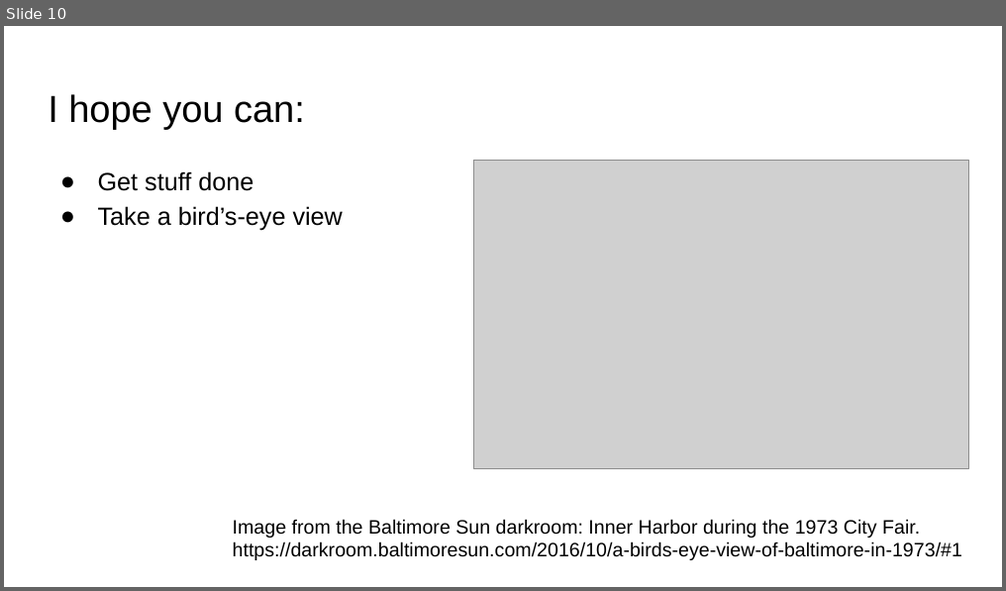
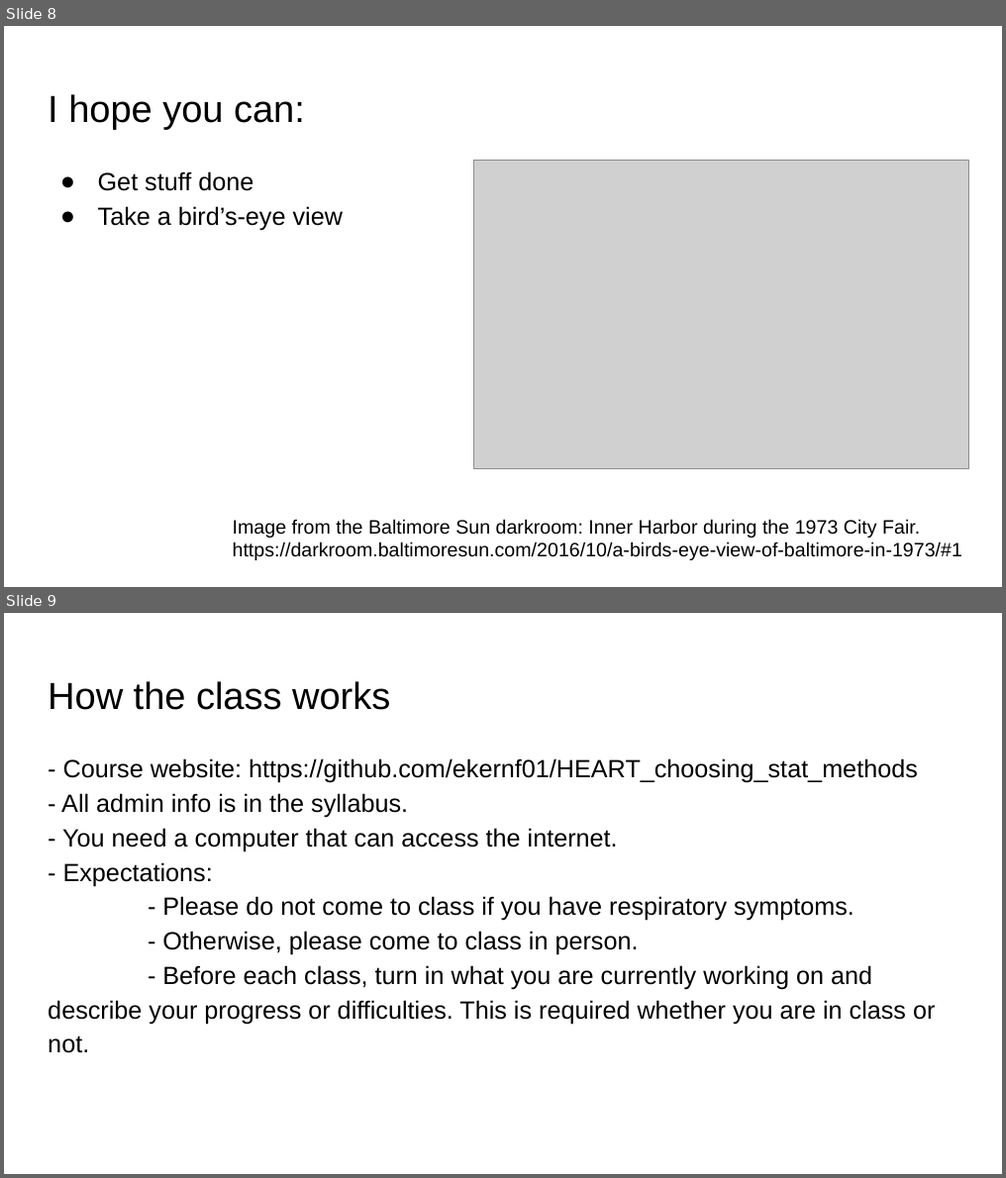
Before and after one commit to ekernf01/HEART_choosing_stat_methods, a slide deck: course content/Choosing statistical methods day 1.pptx. Shown one above the other, each under a label of ours: slide 10 before the commit, slides 8 and 9 after it. The pictures are 1006x591 and 1006x1178 pixels, drawn with LibreOffice and Linux fonts; fonts in the diff are those of the drawing; grey boxes stand for pictures. Boxes give left, top, right and bottom in pixels: in the first picture for what was removed or moved away, otherwise in the second. Text is boxed around its words. In the diff, an @@ line names an element or a change of style, - is before the commit and + after.

Commit message:
Update syllabus and Day 1 slides

```diff
--- a/course content/Choosing statistical methods day 1.pptx
+++ b/course content/Choosing statistical methods day 1.pptx
@@ slide 9 added at bbox=[4, 613, 1002, 1174], background #FFFFFF @@
@@ text added at bbox=[48, 681, 390, 710], 27.2 pt, text #000000 @@
+How the class works
@@ text added at bbox=[48, 759, 935, 1054], 18 pt, text #000000 @@
+- Course website: https://github.com/ekernf01/HEART_choosing_stat_methods
+- All admin info is in the syllabus.
+- You need a computer that can access the internet.
+- Expectations:
+- Please do not come to class if you have respiratory symptoms.
+- Otherwise, please come to class in person.
+- Before each class, turn in what you are currently working on and describe your progress or difficulties. This is required whether you are in class or not.
@@ what was slide 10 is now slide 8 @@
```
Also in this commit, not shown: 5 slides changed, 2 other slides added, 4 slides removed, 1 other file.
